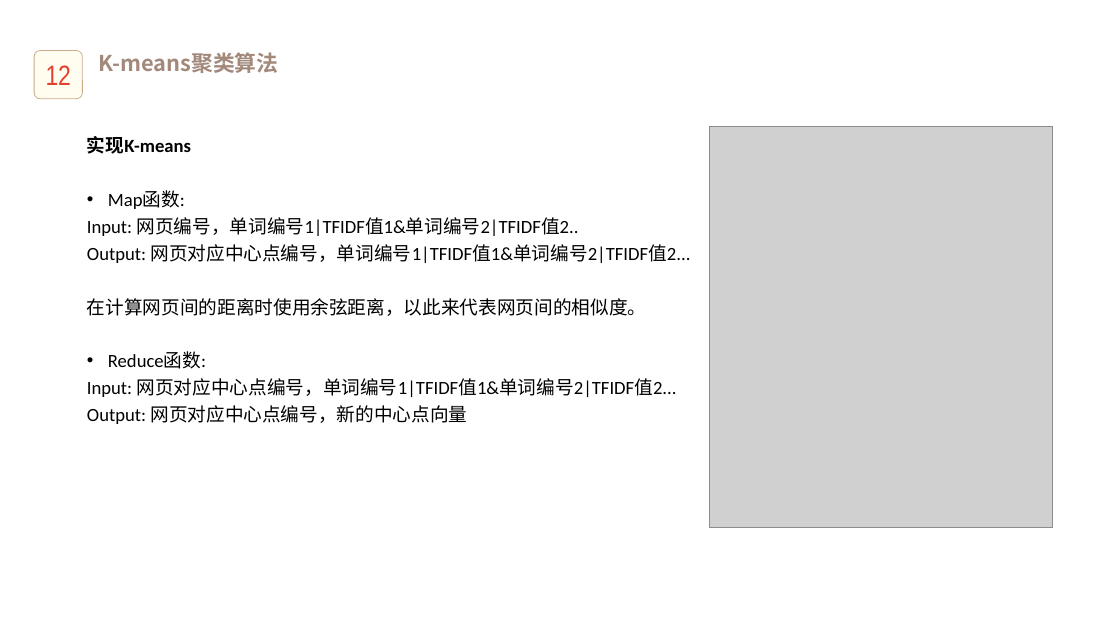
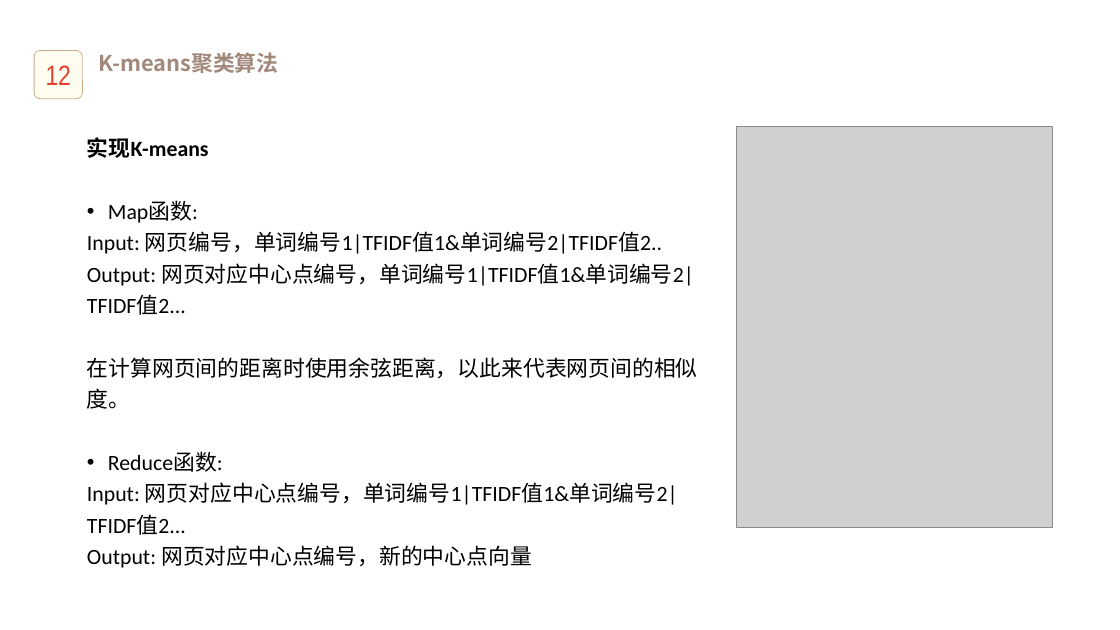
Before and after one commit to CRayFish07/webKmeans, a slide deck: slide 12 of Document/展示.pptx. Drawn at 1120x630 pixels with LibreOffice and Linux fonts; fonts in the diff are those of the drawing; grey boxes stand for pictures; background and template pictures are left out. Boxes give left, top, right and bottom in pixels: in the first picture for what was removed or moved away, otherwise in the second. Text is boxed around its words. In the diff, an @@ line names an element or a change of style, - is before the commit and + after.

```diff
--- a/Document/展示.pptx
+++ b/Document/展示.pptx
@@ text "实现K-means" at bbox=[87, 137, 698, 568]: size 12 to 14 pt @@
@@ picture: place and size @@
-picture at bbox=[710, 127, 1053, 528]
+picture at bbox=[736, 127, 1053, 528]
```
Also in this commit, not shown: 9 other slides changed.
